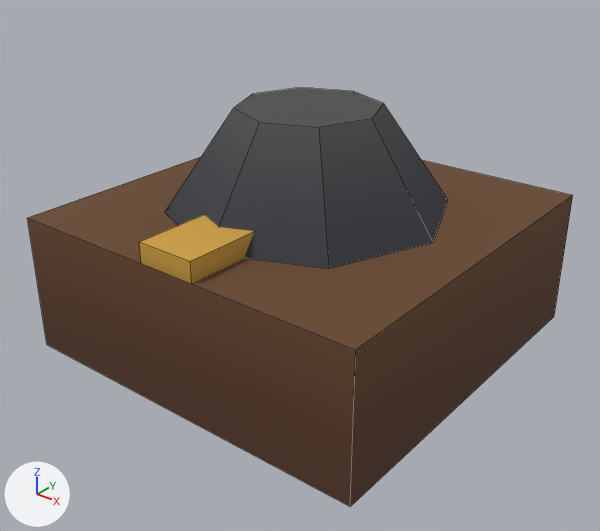
Before and after pictures for a commit that changed the Blender file assets/machines/logi_merger.blend.
Before and after are seen from a 50 mm camera at (2.34, -2.99, 2.22) aimed at (0.06, -0.14, 0.45). Every picture has the same lights, and +X, +Y and +Z are marked at lower left. The first picture is the older version. Mesh edges are drawn as thin lines.

The first picture shows 'logi_merger'.
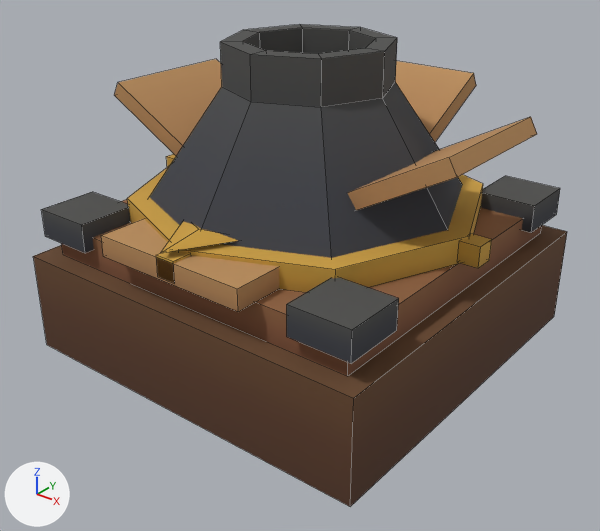
Pixel boxes (x1, y1, x2, y2) of what changed, in the pictures (600 x 531 px):
'logi_merger', reshaped (15% taller)
    before: (27, 88, 573, 507)
    after: (33, 24, 567, 507)
part 1 of me_logi_merger, added
    after: (61, 199, 542, 376)
part 2 of me_logi_merger, added
    after: (41, 192, 131, 253)
part 3 of me_logi_merger, added
    after: (287, 278, 399, 363)
part 4 of me_logi_merger, added
    after: (481, 176, 560, 232)
part 5 of me_logi_merger, added (orange)
    after: (127, 166, 483, 292)
part 6 of me_logi_merger, added (brown)
    after: (457, 234, 492, 268)
part 7 of me_logi_merger, added (mostly hidden)
    after: (166, 154, 176, 167)
part 8 of me_logi_merger, added
    after: (156, 250, 191, 283)
part 9 of me_logi_merger, added (brown)
    after: (101, 219, 279, 312)
part 10 of me_logi_merger, built on
    before: (27, 88, 573, 472)
    after: (33, 24, 567, 472)

Patch to the scene script:
```diff
--- a/assets/machines/logi_merger.blend.py
+++ b/assets/machines/logi_merger.blend.py
@@ me_logi_merger @@
 # used by ob_logi_merger; location = (0.0, 0.0, 0.0)
-me_logi_merger.from_pydata(...)  # 32 vertices, 22 faces; spans x -0.95..0.95, y -0.95..0.95, z 0.0..1.2
+me_logi_merger.from_pydata(...)  # 181 vertices, 142 faces; spans x -0.97..0.97, y -0.97..0.97, z 0.0..1.5
+# me_logi_merger part 1: a new loose piece, a box spanning x -0.85..0.85, y -0.85..0.85, z 0.5..0.66, in mat_villagepalette (picture img_village_palette_png)
+# me_logi_merger part 2: a new loose piece, a box spanning x -0.9..-0.6, y -0.9..-0.6, z 0.6..0.74, in mat_villagepalette (picture img_village_palette_png)
+# me_logi_merger part 3: a new loose piece, a box spanning x 0.6..0.9, y -0.9..-0.6, z 0.6..0.74, in mat_villagepalette (picture img_village_palette_png)
+# me_logi_merger part 4: a new loose piece, a box spanning x 0.6..0.9, y 0.6..0.9, z 0.6..0.74, in mat_villagepalette (picture img_village_palette_png)
+# me_logi_merger part 5: a new loose piece, an 8-sided cylinder along z spanning x -0.87..0.87, y -0.87..0.87, z 0.66..0.78, in mat_villagepalette (picture img_village_palette_png)
+# me_logi_merger part 6: a new loose piece, a box spanning x 0.85..0.95, y -0.05..0.05, z 0.67..0.77, in mat_villagepalette (picture img_village_palette_png)
+# me_logi_merger part 7: a new loose piece, a box spanning x -0.95..-0.85, y -0.05..0.05, z 0.67..0.77, in mat_villagepalette (picture img_village_palette_png)
+# me_logi_merger part 8: a new loose piece, a box spanning x -0.05..0.05, y -0.95..-0.85, z 0.67..0.77, in mat_villagepalette (picture img_village_palette_png)
+# me_logi_merger part 9: a new loose piece, a box spanning x -0.4..0.4, y -0.95..-0.45, z 0.66..0.76, in mat_villagepalette (picture img_village_palette_png)
+# me_logi_merger part 10
+# 16 vertices are removed from x -0.35..0.35, y -0.95..0.35, z 0.7..1.2
+# 16 faces are deleted
+# 4 vertices in x -0.95..0.95, y -0.95..0.95, z 0.7 move by (0.0, 0.0, -0.2)
+# 45 vertices are added at x -0.97..0.97, y -0.97..0.97, z 0.66..1.3
+# 16 new vertices lie (0.0, 0.0, 0.2) away from vertices in x -0.4..0.4, y -0.4..0.4, z 1.3
+# 8 new vertices lie (0.0, 0.7, 0.0) away from vertices in x -0.97..0.97, y -0.35, z 0.86..1.24
+# 66 new faces join them
+# other edits to the shape of me_logi_merger do not show in these pictures
 me_logi_merger.materials.append(mat_villagepalette)
```
